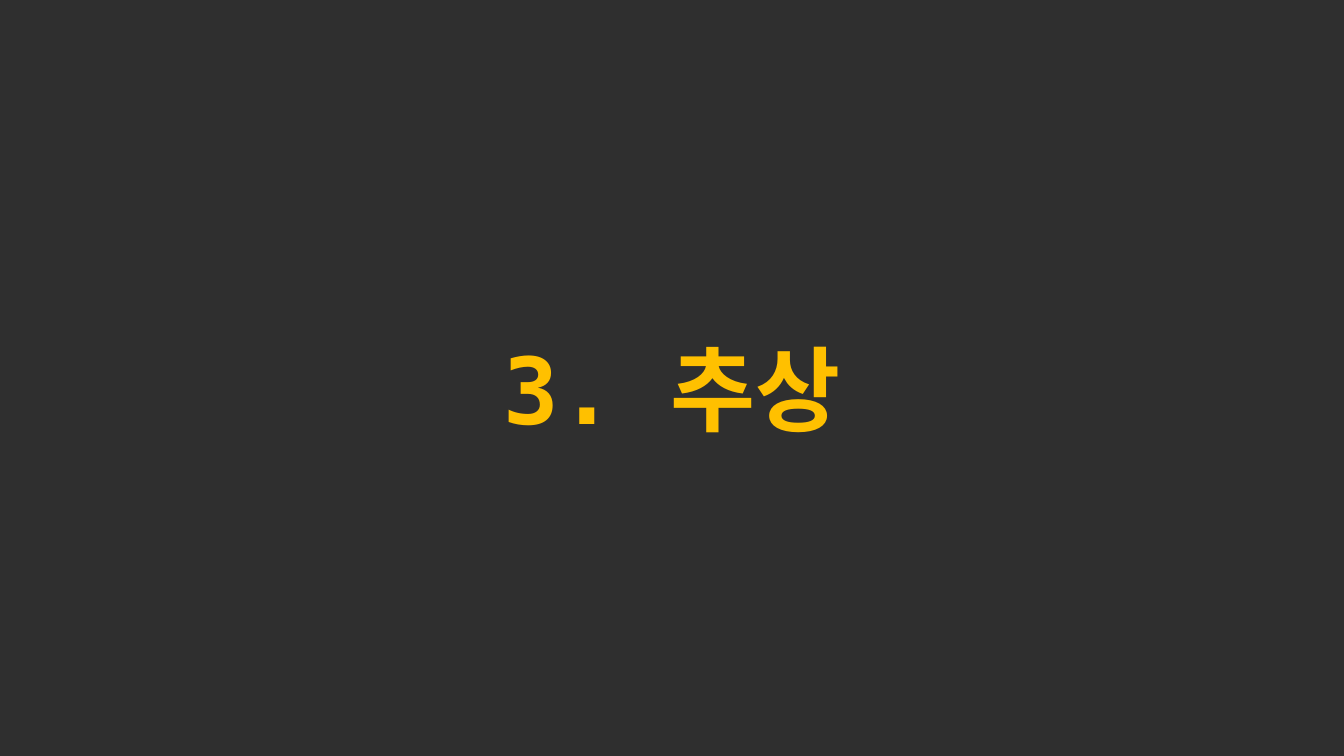
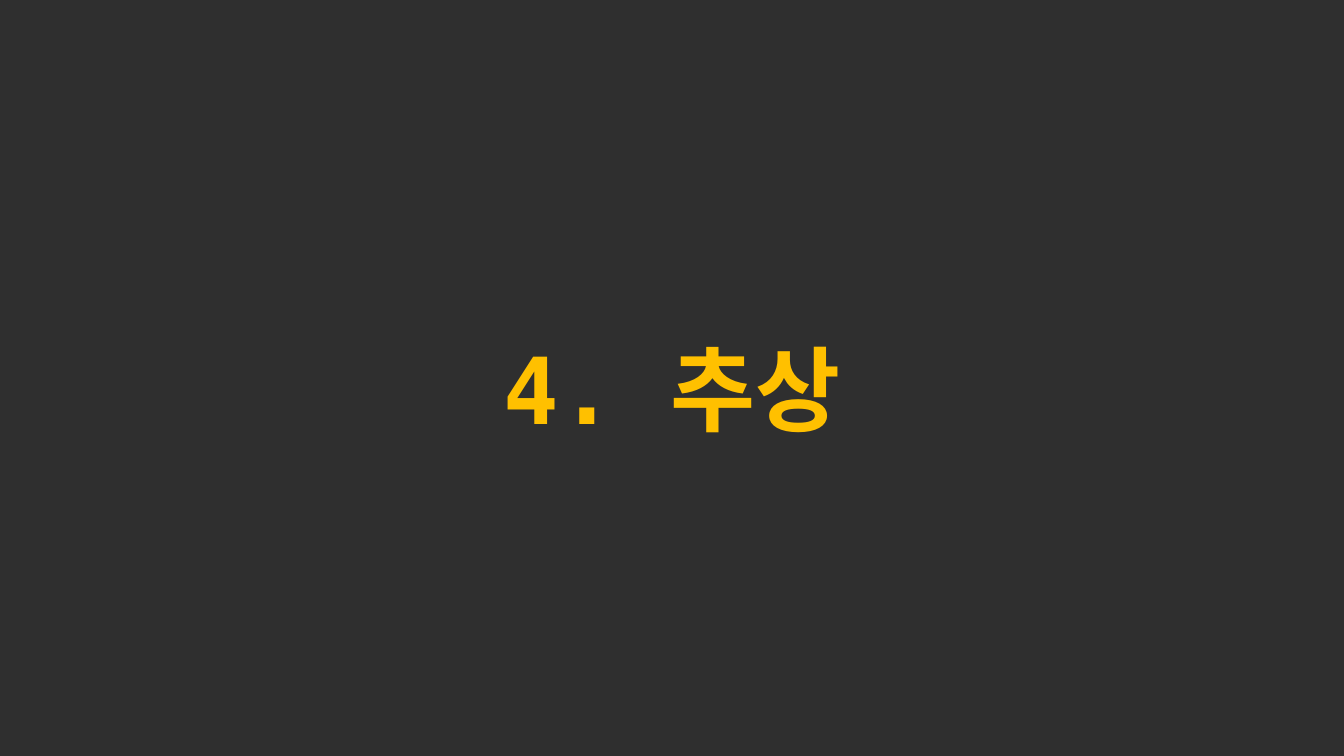
Before and after one commit to forwdevel/Full-Stack, a slide deck: slide 12 of 객체이론정리_2.pptx (slide 4 before the commit). Drawn at 1344x756 pixels with LibreOffice and Linux fonts; fonts in the diff are those of the drawing. Boxes give left, top, right and bottom in pixels: in the first picture for what was removed or moved away, otherwise in the second. Text is boxed around its words. In the diff, an @@ line names an element or a change of style, - is before the commit and + after.

```diff
--- a/객체이론정리_2.pptx
+++ b/객체이론정리_2.pptx
@@ text at [504, 346, 840, 433]: text changed @@
-3. 추상
+4. 추상
```
Also in this commit, not shown: 1 other slide changed, 8 slides added, 1 other file.
